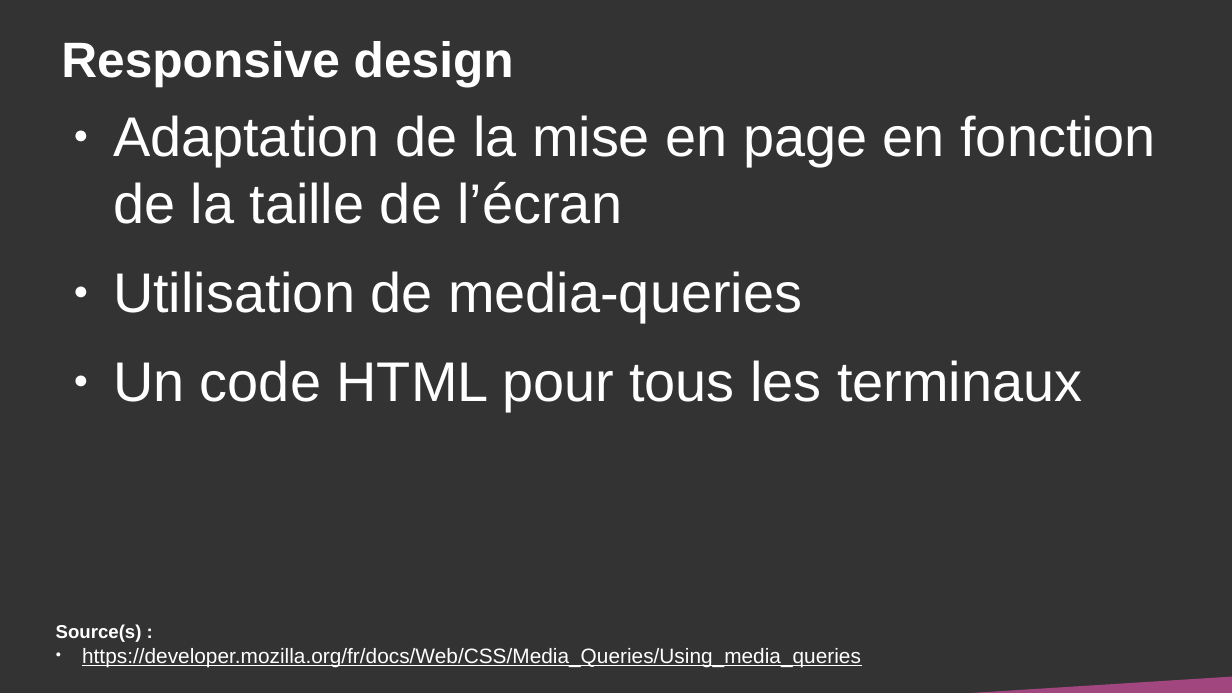
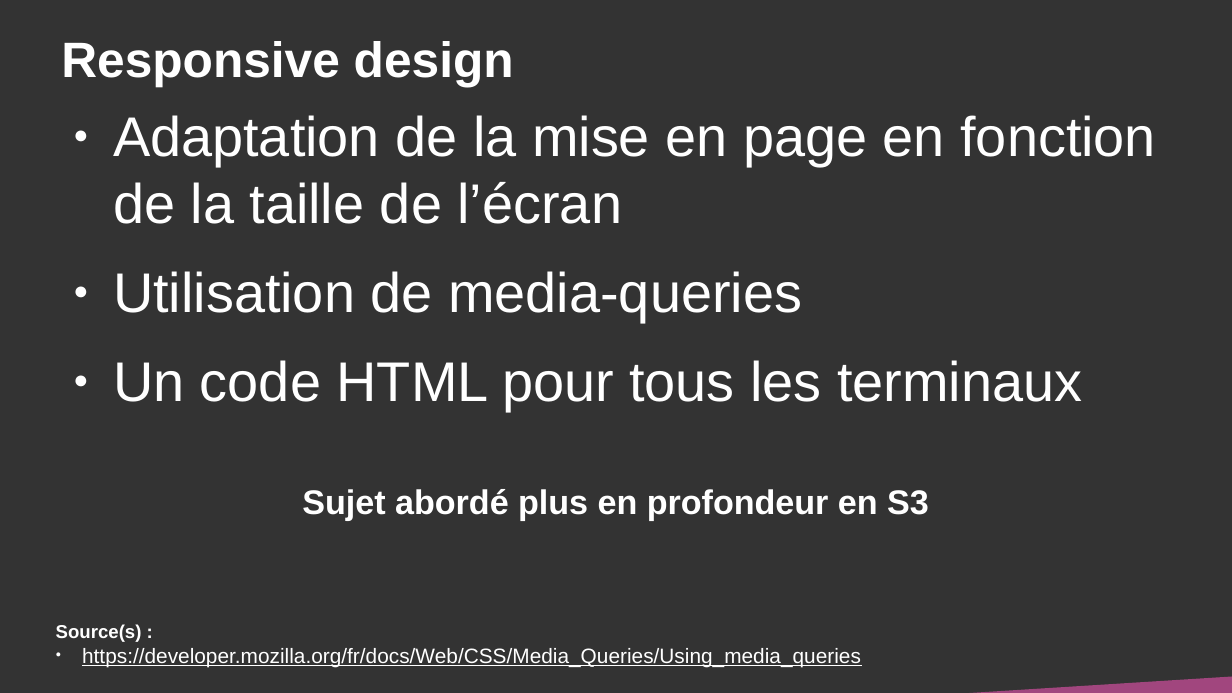
Before and after one commit to DanYellow/cours, a slide deck: slide 27 of integration-web-s2/travaux-pratiques/numero-4/presentation.odp. Drawn at 1232x693 pixels with LibreOffice and Linux fonts; fonts in the diff are those of the drawing. Boxes give left, top, right and bottom in pixels: in the first picture for what was removed or moved away, otherwise in the second. Text is boxed around its words. In the diff, an @@ line names an element or a change of style, - is before the commit and + after.

```diff
--- a/integration-web-s2/travaux-pratiques/numero-4/presentation.odp
+++ b/integration-web-s2/travaux-pratiques/numero-4/presentation.odp
@@ text added at box(302, 489, 929, 521), 22 pt, text #FFFFFF, bold @@
+Sujet abordé plus en profondeur en S3
```
Also in this commit, not shown: 13 other slides changed, 1 slide added, 1 slide removed, 2 other files.
